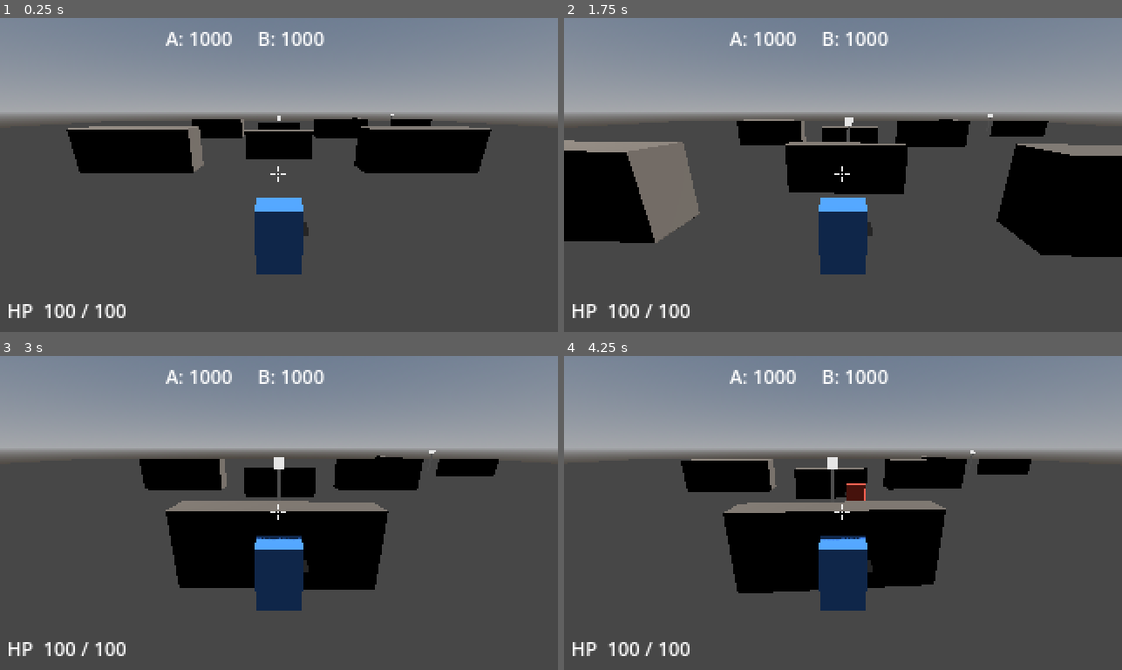
Above: before the commit, frames 1-4 (two rows, left to right).
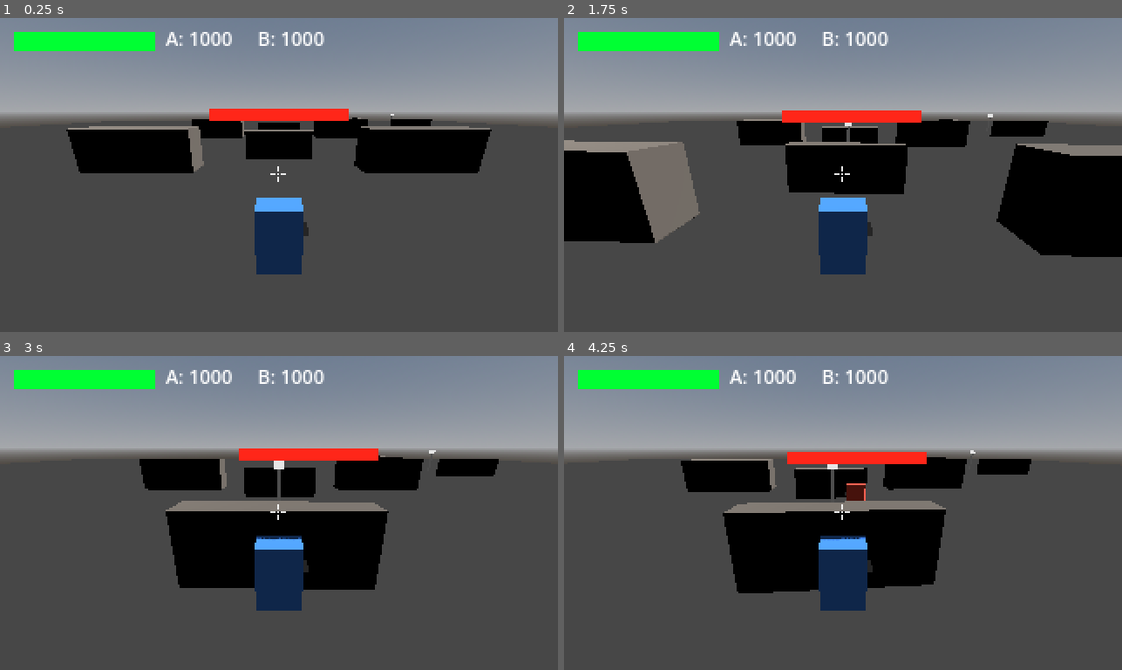
Above: after the commit, the same moments.

Repository: jonathandaley/Hardpoint
Game: Godot game, scene res://scenes/arena/Arena.tscn
Two runs of this game, one before a commit and one after it. Both use one fixed random seed, a clock stepped at 60 frames per second and the inputs below.
Inputs (mouse positions are in pixels of both pictures, inside the frame that each line leads up to):
- Up to frame 1 (0.25 s): no input
- Up to frame 2 (1.75 s): tap Enter (ui_accept) at 0.5, 0.77, 1.52 s; move the mouse to (870, 175) at 0.52 s; press the mouse at (870, 175) at 0.53 s; hold W (move_forward) from 0.53 s (still down); move the mouse to (815, 175) at 1.27 s; release the mouse at (815, 175) at 1.28 s; right-click (815, 175) at 1.35 s
- Up to frame 3 (3 s): keep holding W (move_forward); move the mouse to (290, 506) at 2.02 s; press the mouse at (290, 506) at 2.03 s; move the mouse to (273, 519) at 2.77 s; release the mouse at (273, 519) at 2.78 s; right-click (273, 519) at 2.85 s
- Up to frame 4 (4.25 s): keep holding W (move_forward); tap Enter (ui_accept) at 3.02, 3.77 s; move the mouse to (887, 516) at 3.52 s; press the mouse at (887, 516) at 3.53 s

The runs differ from the first frame. In frame 1, 2.9% of the frame differs, in the area x 1-63%, y 4-96%; in frame 2, 2.9%; in frame 3, 2.9%; in frame 4, 2.9%.

Commit message:
Replace world-space shader health bar with screen-space 2D projection
Bot health bar abandoned ShaderMaterial+depth_test_disabled on QuadMesh
(flickered due to undefined transparent render sort order in Godot 4).
Instead HUD projects the bot's world position to screen space each frame
via Camera3D.unproject_position() and drives a CanvasLayer ColorRect
directly — zero flickering, always on top, hides when bot is dead or
outside the camera frustum.

Also replaces the player HP label with a ColorRect bar (HealthBarBG +
HealthBarFG) consistent with the bot bar style.

Co-Authored-By: Claude Sonnet 4.6 <noreply@anthropic.com>

Diff:
--- a/scenes/arena/Arena.gd
+++ b/scenes/arena/Arena.gd
@@ -20,6 +20,7 @@
 	_set_mech_color(player_mech, Color(0.25, 0.52, 0.95))
 	_set_mech_color(bot_mech,    Color(0.92, 0.28, 0.22))
 	hud.setup(match_node, player_mech, 0)
+	hud.setup_bot_bar(bot_mech)
 	var gun := player_mech.get_node_or_null("HardpointRight/RaycastGun")
 	if gun:
 		gun.hit_confirmed.connect(hud.register_hit)
--- a/scenes/arena/Arena.tscn
+++ b/scenes/arena/Arena.tscn
@@ -57,6 +57,7 @@
 
 [node name="BotMech" parent="." instance=ExtResource("3")]
 transform = Transform3D(1, 0, 0, 0, 1, 0, 0, 0, 1, 20, 0, 0)
+team = 1
 
 [node name="Beacon1" parent="." instance=ExtResource("4")]
 transform = Transform3D(1, 0, 0, 0, 1, 0, 0, 0, 1, 0, 0, 0)
--- a/scenes/ui/HUD.tscn
+++ b/scenes/ui/HUD.tscn
@@ -6,13 +6,26 @@
 [node name="HUD" type="CanvasLayer"]
 script = ExtResource("1")
 
-[node name="HealthLabel" type="Label" parent="."]
-offset_left = 4.0
-offset_top = 160.0
-offset_right = 160.0
-offset_bottom = 176.0
-theme_override_font_sizes/font_size = 11
-text = "HP  100 / 100"
+[node name="HealthBarBG" type="ColorRect" parent="."]
+offset_left = 8.0
+offset_top = 8.0
+offset_right = 89.0
+offset_bottom = 19.0
+color = Color(0.08, 0.08, 0.08, 0.85)
+mouse_filter = 2
+
+[node name="HealthBarFG" type="ColorRect" parent="."]
+offset_left = 8.0
+offset_top = 8.0
+offset_right = 89.0
+offset_bottom = 19.0
+color = Color(0.0, 1.0, 0.2, 1)
+mouse_filter = 2
+
+[node name="BotHealthBar" type="ColorRect" parent="."]
+color = Color(1.0, 0.15, 0.1, 1)
+mouse_filter = 2
+visible = false
 
 [node name="ScoreLabel" type="Label" parent="."]
 offset_left = 95.0
--- a/scripts/HUD.gd
+++ b/scripts/HUD.gd
@@ -1,22 +1,32 @@
 extends CanvasLayer
 
-@onready var health_label: Label = $HealthLabel
+@onready var health_bar_bg: ColorRect = $HealthBarBG
+@onready var health_bar_fg: ColorRect = $HealthBarFG
 @onready var score_label: Label = $ScoreLabel
 @onready var crosshair: Control = $Crosshair
 @onready var damage_flash: ColorRect = $DamageFlash
 @onready var result_label: Label = $ResultLabel
 @onready var restart_label: Label = $RestartLabel
+@onready var bot_health_bar: ColorRect = $BotHealthBar
+
+const BOT_BAR_FULL_WIDTH := 80.0
+const BOT_BAR_HEIGHT     := 7.0
+const BOT_BAR_HEAD_OFFSET := Vector3(0.0, 3.5, 0.0)
 
 var _damage_alpha: float = 0.0
 
 var _match: Node = null
 var _player_mech: Node = null
 var _player_team: int = 0
+var _bot_mech: Node = null
 
 func setup(match_node: Node, player_mech: Node, player_team: int) -> void:
 	_match = match_node
 	_player_mech = player_mech
 	_player_team = player_team
+
+func setup_bot_bar(bot_mech: Node) -> void:
+	_bot_mech = bot_mech
 
 func show_damage() -> void:
 	_damage_alpha = 0.45
@@ -34,11 +44,36 @@
 	if _damage_alpha > 0.0:
 		_damage_alpha = move_toward(_damage_alpha, 0.0, delta * 2.0)
 		damage_flash.modulate.a = _damage_alpha
-	if _player_mech != null and _player_mech.get("health") != null:
-		health_label.text = "HP  %d / %d" % [
-			_player_mech.get("health"), _player_mech.get("max_health")
-		]
+	if _player_mech != null:
+		var pct: float = _player_mech.health / _player_mech.max_health
+		health_bar_fg.offset_right = health_bar_fg.offset_left + 81.0 * pct
 
 	if _match != null:
 		var scores: Array = _match.get("scores")
 		score_label.text = "A: %d     B: %d" % [scores[0], scores[1]]
+
+	_update_bot_bar()
+
+func _update_bot_bar() -> void:
+	if _bot_mech == null or not is_instance_valid(_bot_mech) or not _bot_mech.visible:
+		bot_health_bar.visible = false
+		return
+	var camera := get_viewport().get_camera_3d()
+	if camera == null:
+		bot_health_bar.visible = false
+		return
+	var world_pos: Vector3 = _bot_mech.global_position + BOT_BAR_HEAD_OFFSET
+	if not camera.is_position_in_frustum(world_pos):
+		bot_health_bar.visible = false
+		return
+	var screen_pos: Vector2 = camera.unproject_position(world_pos)
+	var pct: float = _bot_mech.health / _bot_mech.max_health
+	var bar_w: float = BOT_BAR_FULL_WIDTH * pct
+	# Use offsets — the reliable way to set position+size on a free Control
+	var left: float = screen_pos.x - BOT_BAR_FULL_WIDTH * 0.5
+	var top: float  = screen_pos.y - BOT_BAR_HEIGHT * 0.5
+	bot_health_bar.offset_left   = left
+	bot_health_bar.offset_top    = top
+	bot_health_bar.offset_right  = left + bar_w
+	bot_health_bar.offset_bottom = top + BOT_BAR_HEIGHT
+	bot_health_bar.visible = true
